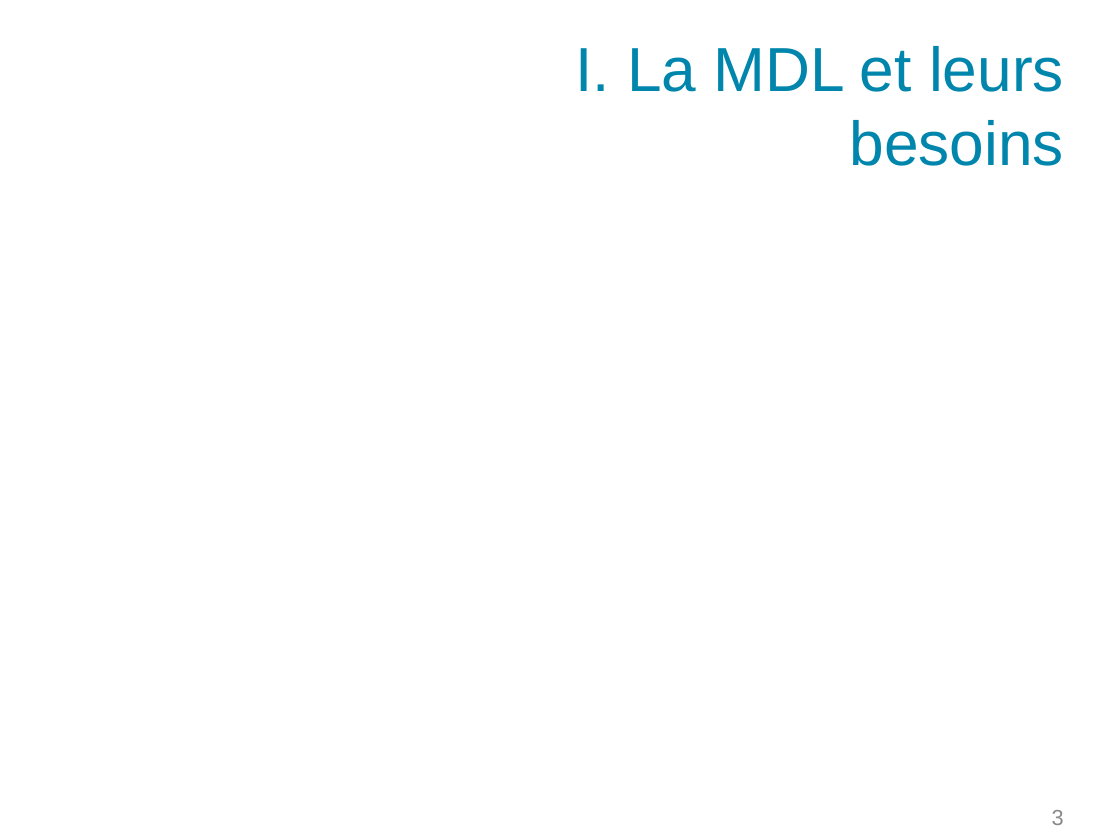
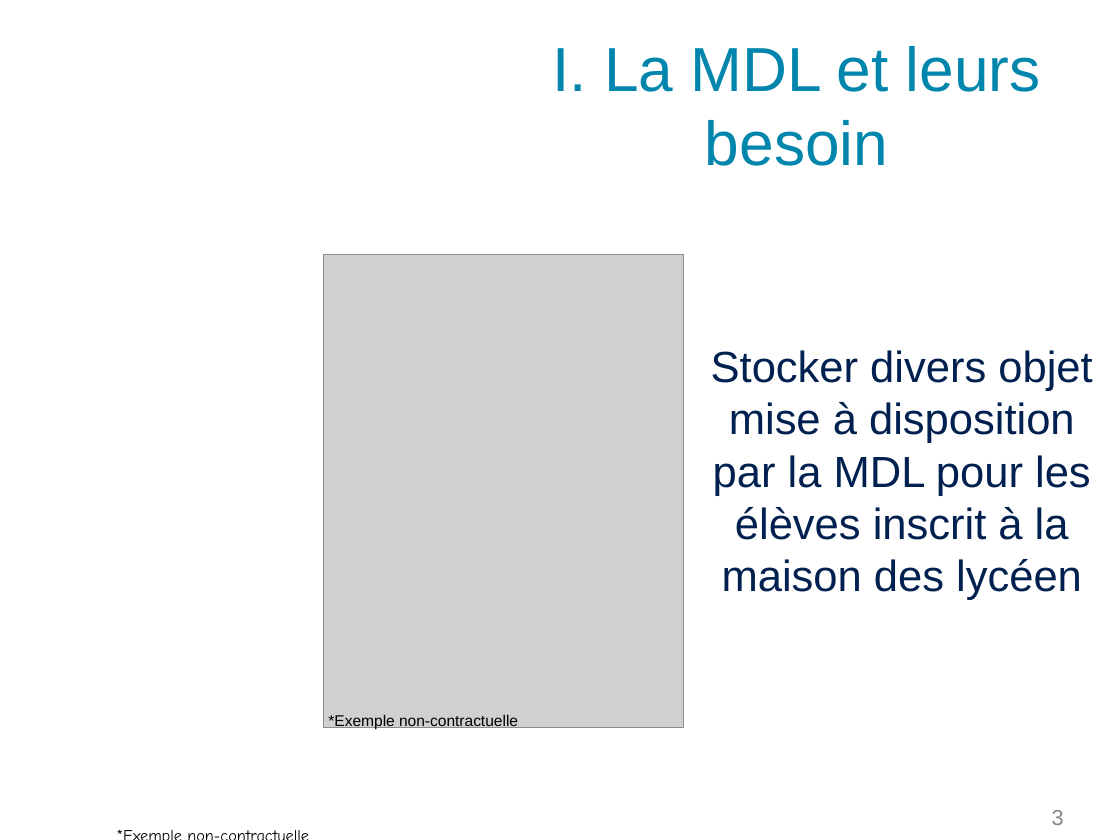
Before and after one commit to PinaudLucas/Projet, a slide deck: slide 3 of Lucas/Revue_commun.odp. Drawn at 1120x840 pixels with LibreOffice and Linux fonts; fonts in the diff are those of the drawing; grey boxes stand for pictures; background and template pictures are left out. Boxes give left, top, right and bottom in pixels: in the first picture for what was removed or moved away, otherwise in the second. Text is boxed around its words. In the diff, an @@ line names an element or a change of style, - is before the commit and + after.

Commit message:
pour le fdp de romain

```diff
--- a/Lucas/Revue_commun.odp
+++ b/Lucas/Revue_commun.odp
@@ title at box(552, 46, 1041, 166): text changed @@
-I. La MDL et leurs besoins
+I. La MDL et leurs besoin
@@ picture added at box(324, 255, 683, 728) @@
@@ text added at box(711, 350, 1092, 600), 28 pt, text #00204F @@
+Stocker divers objet mise à disposition par la MDL pour les élèves inscrit à la maison des lycéen
@@ text added at box(328, 714, 518, 729), 10 pt, text #000000 @@
+*Exemple non-contractuelle
@@ text added at box(105, 820, 626, 840), 10.5 pt, text #000000 @@
+*Exemple non-contractuelle
```
Also in this commit, not shown: 3 slides added, 3 slides removed, 1 other file.
